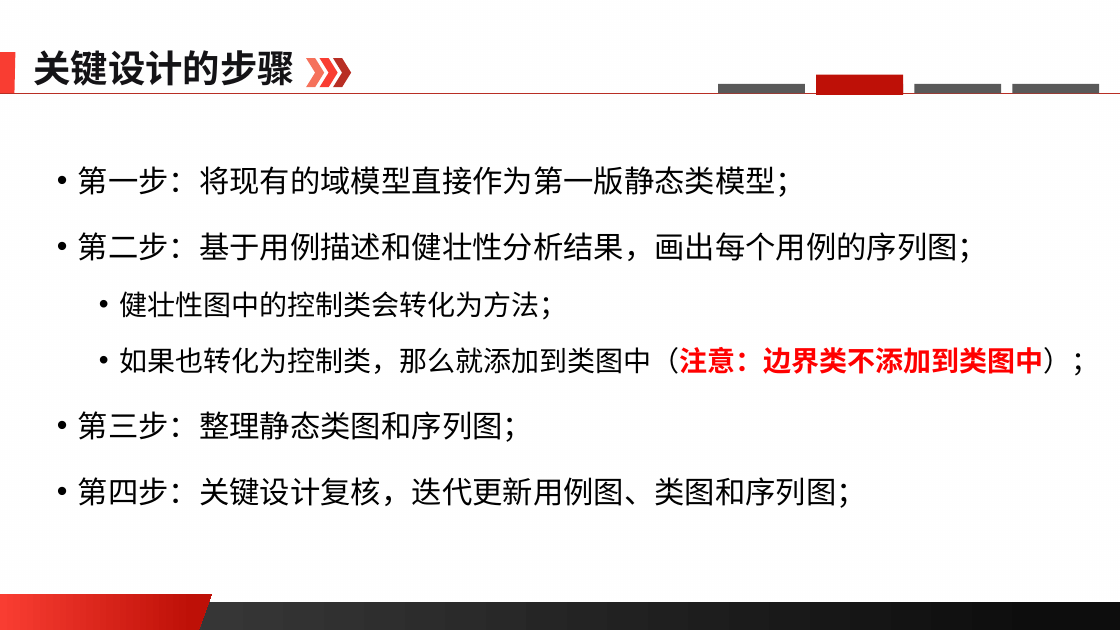
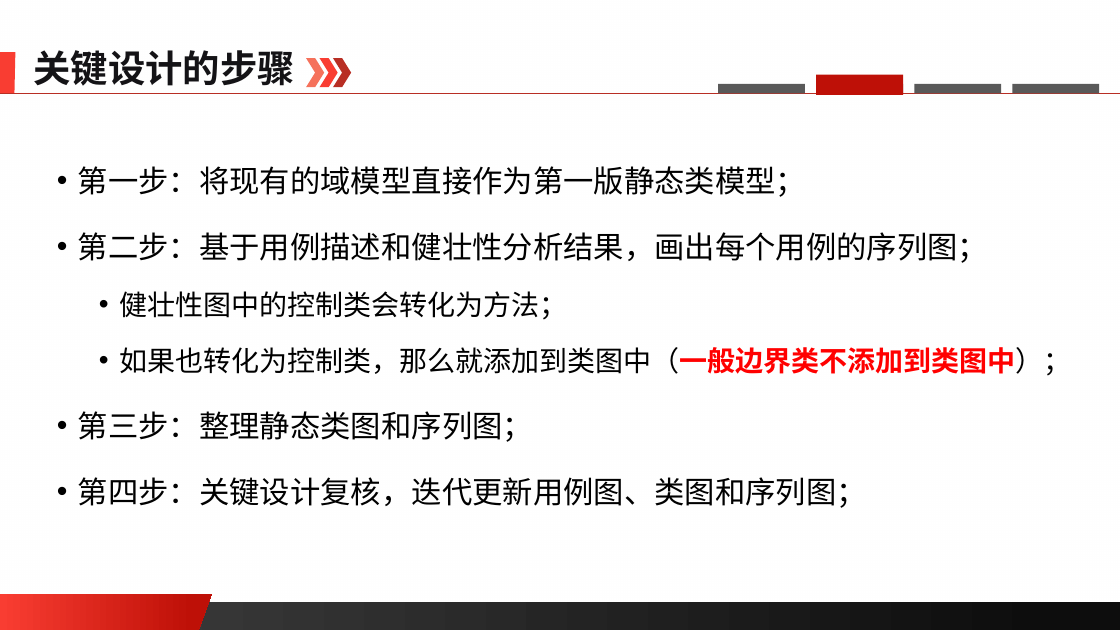
Before and after one commit to edu2act/course-software-process, a slide deck: slide 17 of materials/slides/ch06.pptx. Drawn at 1120x630 pixels with LibreOffice and Linux fonts; fonts in the diff are those of the drawing; background and template pictures are left out. Boxes give left, top, right and bottom in pixels: in the first picture for what was removed or moved away, otherwise in the second. Text is boxed around its words. In the diff, an @@ line names an element or a change of style, - is before the commit and + after.

```diff
--- a/materials/slides/ch06.pptx
+++ b/materials/slides/ch06.pptx
@@ text at box(120, 347, 1072, 376): text changed @@
-  • 如果也转化为控制类，那么就添加到类图中（注意：边界类不添加到类图中）；
+  • 如果也转化为控制类，那么就添加到类图中（一般边界类不添加到类图中）；
```
Also in this commit, not shown: 2 other files.
